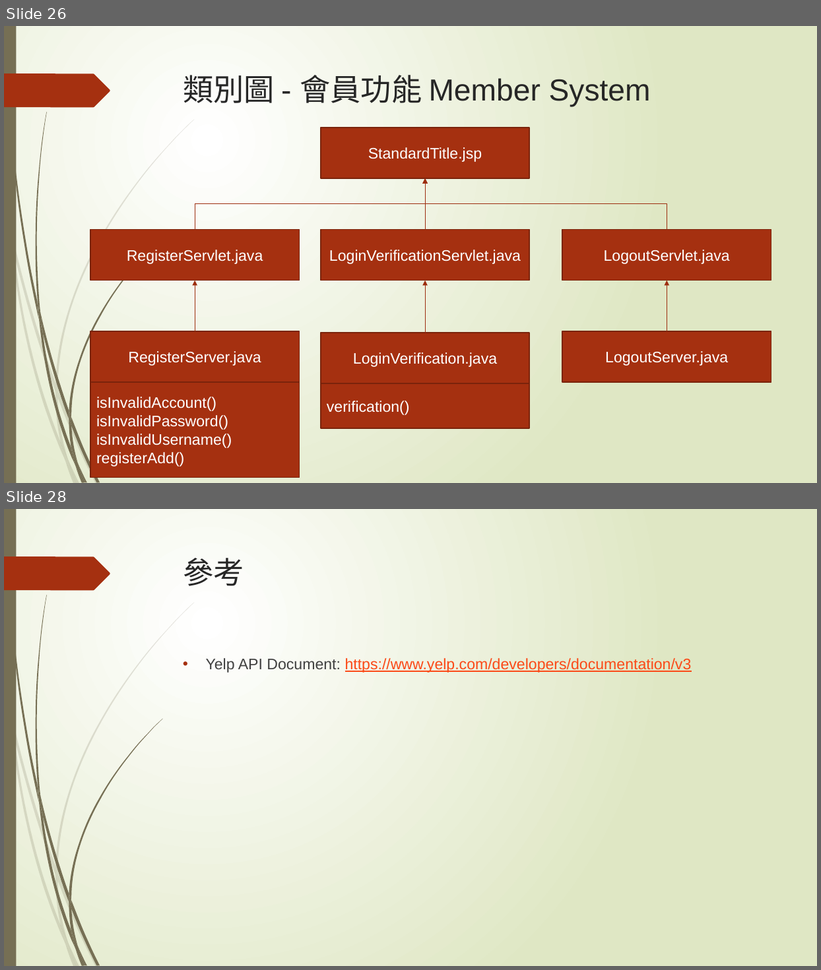
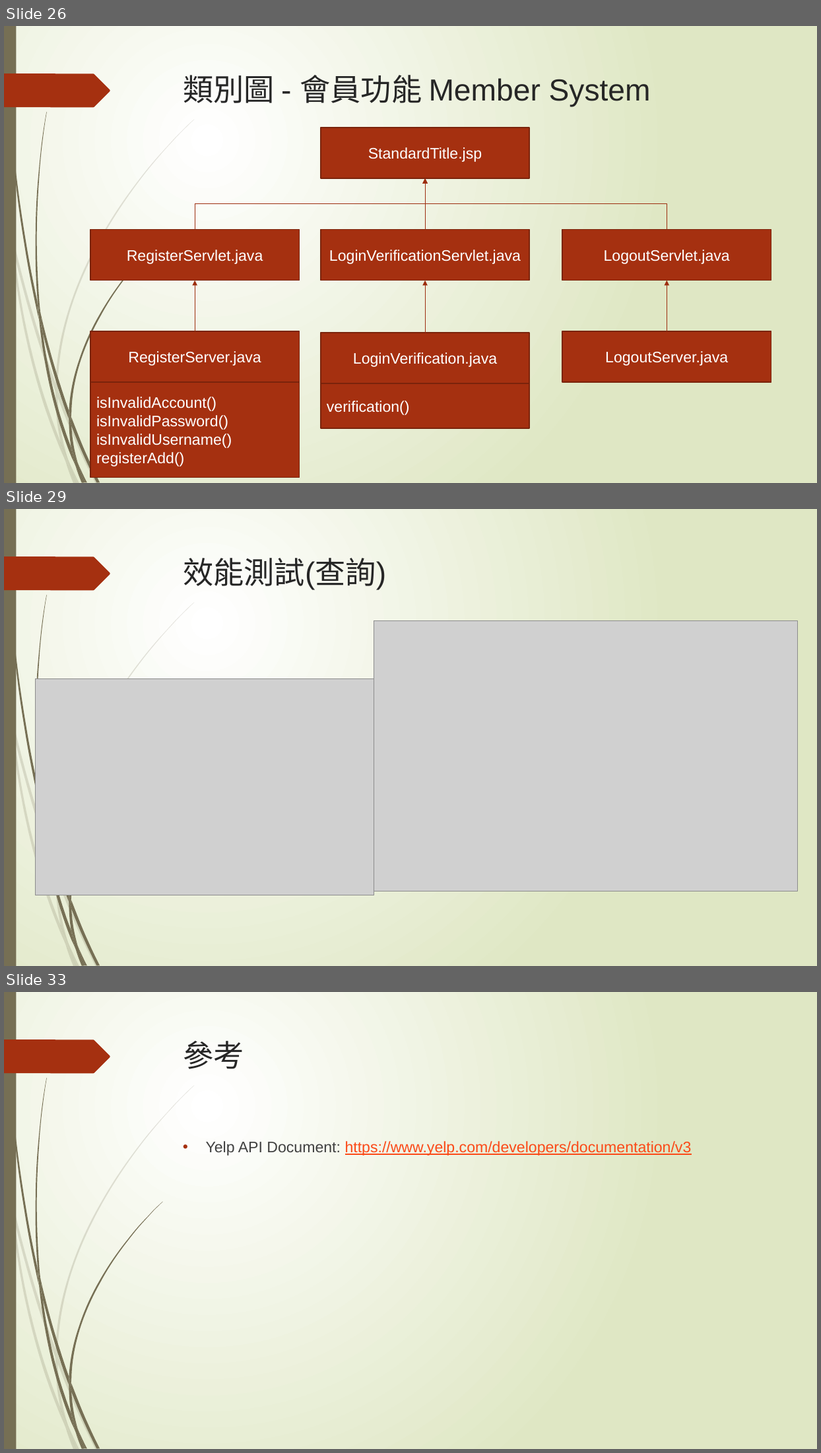
Before and after one commit to penut85420/WBSE_Project, a slide deck: 其他/YelpBlaBla.pptx. Shown one above the other, each under a label of ours: slides 26 and 28 before the commit, slides 26, 29 and 33 after it; the slides between them are not shown. The pictures are 821x970 and 821x1453 pixels, drawn with LibreOffice and Linux fonts; fonts in the diff are those of the drawing; grey boxes stand for pictures. Boxes give left, top, right and bottom in pixels: in the first picture for what was removed or moved away, otherwise in the second. Text is boxed around its words. In the diff, an @@ line names an element or a change of style, - is before the commit and + after.

```diff
--- a/其他/YelpBlaBla.pptx
+++ b/其他/YelpBlaBla.pptx
@@ slide 29 added at [4, 509, 817, 966], background gradient #FFFFFF to #DFE8C4; not listed: 22 template elements that a slide beside it also shows @@
@@ title added at [183, 558, 386, 590], 36 pt, text #262626 @@
+效能測試(查詢)
@@ picture added at [374, 621, 797, 891] @@
@@ picture added at [36, 679, 374, 896] @@
@@ what was slide 28 is now slide 33 @@
```
Also in this commit, not shown: 3 slides changed, 4 other slides added, 6 other files.
